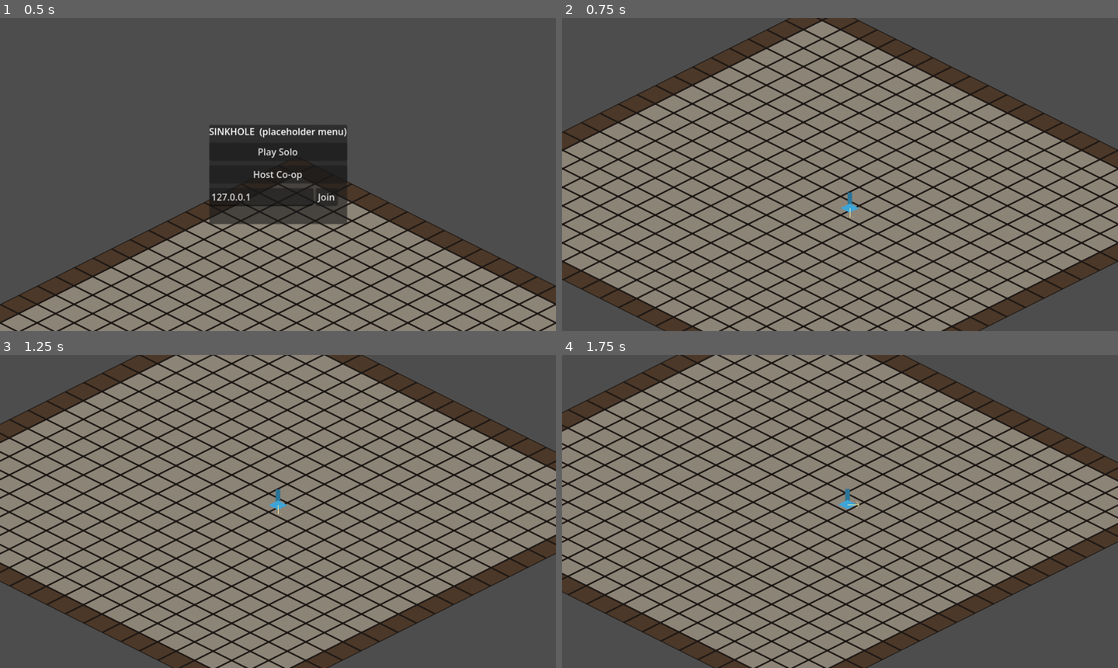
Above: before the commit, frames 1-4 (two rows, left to right).
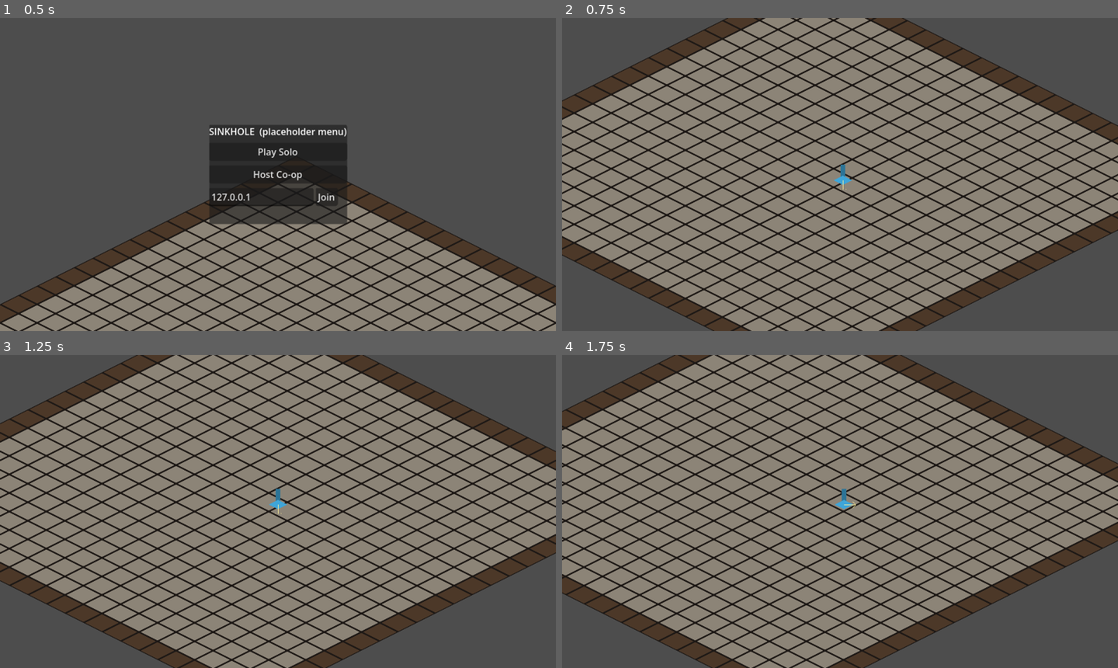
Above: after the commit, the same moments.

Repository: dsdocai-ops/terra-project
Game: Godot game, scene res://scenes/main/main.tscn
Two runs of this game, one before a commit and one after it. Both use one fixed random seed, a clock stepped at 60 frames per second and the inputs below.
Inputs (mouse positions are in pixels of both pictures, inside the frame that each line leads up to):
- Up to frame 1 (0.5 s): no input
- Up to frame 2 (0.75 s): click "Play Solo" at 0.5 s
- Up to frame 3 (1.25 s): no input
- Up to frame 4 (1.75 s): tap Enter at 1.25 s; move the mouse to (962, 495) at 1.27 s; hold D (move_right) from 1.28 s (still down); tap Q (ability_1) at 1.35 s; click (962, 495) at 1.42 s

Frame 1 is identical in both runs. In frame 2, 46% of the frame differs, in the area x 0-100%, y 0-100%; in frame 3, 14%; in frame 4, 22%.

Commit message:
fix(player-controller): draw players and camera between physics ticks
Players move in move_and_slide on 60 Hz physics ticks, but GameCamera
framed in _process at the display rate with position smoothing, and
physics interpolation was off. Each rendered frame the camera eased
forward while the player only advanced on frames that ran a tick, so a
walking player stepped back and forth on screen. Visible in solo, where
reconcile never runs (the offline peer is the host).

- Enable physics/common/physics_interpolation (approved by Alex).
- GameCamera frames in _physics_process and uses the physics process
  callback, set in _init and in world.tscn (scene properties apply
  before the script, so both are needed to avoid the engine override
  warning).
- Remote player copies opt out of tick interpolation: they already ease
  toward synced_position every rendered frame.

Tests: interpolation on, world camera frames on ticks only, camera and
simulated player are interpolated, camera sits on the player after every
tick, per-role interpolation mode.

Co-Authored-By: Claude Opus 5.5 <noreply@anthropic.com>

Diff:
--- a/project.godot
+++ b/project.godot
@@ -198,6 +198,10 @@
 
 limits/debugger/max_chars_per_second=131072
 
+[physics]
+
+common/physics_interpolation=true
+
 [rendering]
 
 textures/canvas_textures/default_texture_filter=0
--- a/scenes/main/camera.gd
+++ b/scenes/main/camera.gd
@@ -13,6 +13,12 @@
 ## the fixed design viewport, so host and predicting client agree on it
 ## regardless of smoothing, zoom easing, or which camera is current
 ## (Player.apply_coop_clamp). The camera merely displays the same framing.
+##
+## Framing runs on physics ticks, the same clock that moves the players.
+## Physics interpolation (project setting) then draws both between ticks, so
+## a player holds still on screen while walking. Framing in _process instead
+## moves the camera every rendered frame while players move only on ticks,
+## which shows as player jitter.
 
 const MIN_ZOOM := 0.6
 const MAX_ZOOM := 1.0
@@ -41,7 +47,13 @@
 var _was_shaking: bool = false
 
 
-func _process(delta: float) -> void:
+func _init() -> void:
+	# Engine default is idle; physics interpolation needs tick-rate smoothing.
+	# world.tscn sets it too, because scene properties apply before the script.
+	process_callback = Camera2D.CAMERA2D_PROCESS_PHYSICS
+
+
+func _physics_process(delta: float) -> void:
 	update_framing(delta)
 
 
--- a/scenes/main/world.tscn
+++ b/scenes/main/world.tscn
@@ -28,6 +28,7 @@
 script = ExtResource("4_spawner")
 
 [node name="Camera" type="Camera2D" parent="."]
+process_callback = 0
 position_smoothing_enabled = true
 position_smoothing_speed = 8.0
 script = ExtResource("3_camera")
--- a/scenes/player/player.gd
+++ b/scenes/player/player.gd
@@ -135,6 +135,18 @@
 		return
 	state_machine.set_physics_process(simulates)
 	state_machine.set_process_unhandled_input(is_local)
+	if is_inside_tree():
+		physics_interpolation_mode = interpolation_mode_for(sync_role())
+
+
+## Simulating copies move on physics ticks and are drawn interpolated
+## between them. Remote copies already ease toward synced_position every
+## rendered frame in _process, so tick interpolation on top would only lag
+## and step them.
+static func interpolation_mode_for(role: SyncRole) -> Node.PhysicsInterpolationMode:
+	if role == SyncRole.REMOTE_INTERPOLATES:
+		return Node.PHYSICS_INTERPOLATION_MODE_OFF
+	return Node.PHYSICS_INTERPOLATION_MODE_INHERIT
 
 
 func _physics_process(_delta: float) -> void:
--- a/tests/unit/test_camera_framing.gd
+++ b/tests/unit/test_camera_framing.gd
@@ -183,6 +183,38 @@
 	cam.update_framing(10.0)
 	assert_almost_eq(cam.global_position, Vector2(400, 300), Vector2(0.5, 0.5))
 	assert_eq(cam.target_count(), 1)
+
+
+# Render timing. Players move on physics ticks; if the camera framed on
+# render frames instead, a walking player would step against a smoothly
+# easing camera and jitter on any display not locked to 60 Hz.
+
+func test_physics_interpolation_is_on() -> void:
+	assert_true(get_tree().physics_interpolation, "bodies and camera are drawn between physics ticks")
+
+
+func test_world_camera_frames_on_physics_ticks_not_render_frames() -> void:
+	var world := _world_with(1, 0.0)
+	assert_eq(world.camera.process_callback, Camera2D.CAMERA2D_PROCESS_PHYSICS, "smoothing steps on ticks")
+	assert_true(world.camera.is_physics_processing(), "framing steps with the physics that moves players")
+	assert_false(world.camera.is_processing(), "no render-rate framing to drift against tick movement")
+
+
+func test_world_camera_and_player_are_both_interpolated() -> void:
+	var world := _world_with(1, 0.0)
+	var p := world.players.get_child(0) as Player
+	assert_true(world.camera.is_physics_interpolated_and_enabled(), "camera drawn between ticks")
+	assert_true(p.is_physics_interpolated_and_enabled(), "simulated player drawn between ticks")
+
+
+func test_camera_target_matches_player_after_every_tick() -> void:
+	var world := _world_with(1, 0.0)
+	var p := world.players.get_child(0) as Player
+	p.move_input = Vector2(1, 0)
+	for i in 10:
+		await wait_physics_frames(1)
+		assert_almost_eq(world.camera.global_position, p.global_position, Vector2(0.001, 0.001), "tick %d" % i)
+	assert_gt(p.global_position.x, 0.0, "the player actually walked")
 
 
 # Co-op movement clamp
--- a/tests/unit/test_player_sync.gd
+++ b/tests/unit/test_player_sync.gd
@@ -62,6 +62,14 @@
 	assert_eq(_player.sync_role(), Player.SyncRole.HOST_PUBLISHES)
 
 
+func test_only_remote_copies_opt_out_of_tick_interpolation() -> void:
+	assert_eq(Player.interpolation_mode_for(Player.SyncRole.HOST_PUBLISHES), Node.PHYSICS_INTERPOLATION_MODE_INHERIT)
+	assert_eq(Player.interpolation_mode_for(Player.SyncRole.LOCAL_PREDICTS), Node.PHYSICS_INTERPOLATION_MODE_INHERIT)
+	assert_eq(Player.interpolation_mode_for(Player.SyncRole.REMOTE_INTERPOLATES), Node.PHYSICS_INTERPOLATION_MODE_OFF,
+		"remote copies ease every rendered frame already")
+	assert_eq(_player.physics_interpolation_mode, Node.PHYSICS_INTERPOLATION_MODE_INHERIT, "host copy applied on ready")
+
+
 func test_current_anim_setter_replays_sprite_for_remote_copies() -> void:
 	_player.current_anim = "walk"
 	assert_eq(_player.sprite.animation, &"walk_s")
--- a/tests/unit/test_project_settings.gd
+++ b/tests/unit/test_project_settings.gd
@@ -18,6 +18,10 @@
 	"rendering/2d/snap/snap_2d_transforms_to_pixel": true,
 	"rendering/2d/snap/snap_2d_vertices_to_pixel": true,
 	"physics/common/physics_ticks_per_second": 60,
+	# Movement steps at 60 Hz; the renderer draws between ticks. Without
+	# interpolation a body moves in uneven steps on any display not locked to
+	# 60 Hz while the camera eases every frame, which reads as jitter.
+	"physics/common/physics_interpolation": true,
 	"debug/gdscript/warnings/untyped_declaration": 2,
 	# Ignore, not Warn: the code style uses := everywhere and Warn would flag
 	# every one of them (see SPEC-foundation settings table).
